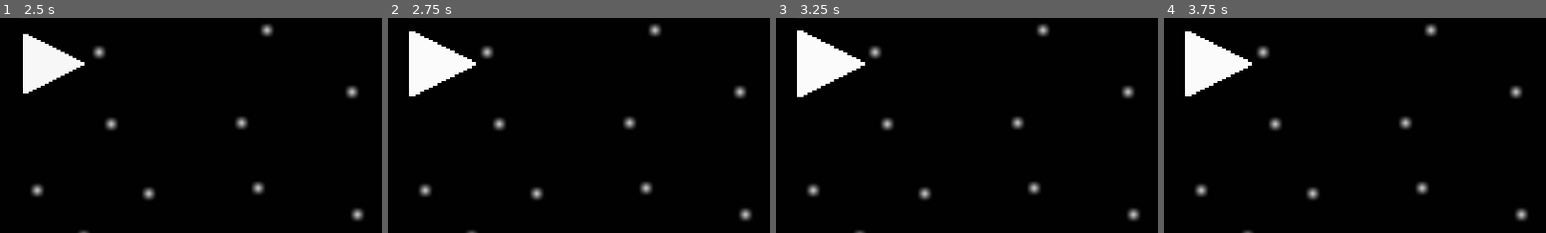
Above: before the commit, frames 1-4 (left to right).
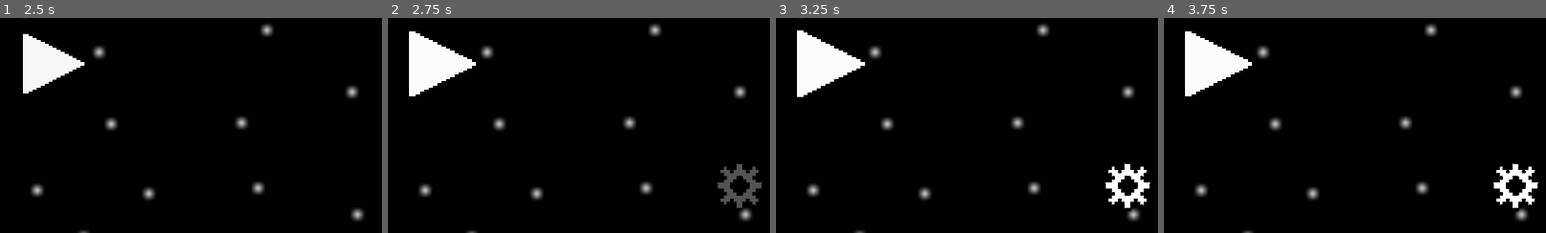
Above: after the commit, the same moments.

Repository: cofeek-codes/Space-Strike
Game: Godot game, scene res://scenes/ui/main_menu.tscn
Two runs of this game, one before a commit and one after it. Both use one fixed random seed, a clock stepped at 60 frames per second and the inputs below.
Inputs (mouse positions are % of the whole screen's width and height, from its top left):
- Up to frame 1 (2.5 s): click (92, 88) at 0.52 s; click (54, 62) at 1.25 s; click (54, 62) at 2 s
- Up to frame 2 (2.75 s): no input
- Up to frame 3 (3.25 s): move the mouse to (72, 45) at 2.77 s; hold D (move_right) from 2.78 s (still down); click (72, 45) at 2.85 s
- Up to frame 4 (3.75 s): move the mouse to (30, 55) at 3.52 s; release D (move_right) at 3.53 s; hold S (move_down) from 3.53 s (still down); click (30, 55) at 3.6 s
The pictures show only the part of the screen within x 46-96%, y 50-100%; the shares and areas given below are measured in that part.

Frame 1 is identical in both runs. In frame 2, 1.1% of the frame differs, in the area x 86-98%, y 67-89%; in frame 3, 1.2%, in the area x 86-98%, y 67-90%; in frame 4, 1.2%.

Commit message:
main menu fully animated

Diff:
--- a/scenes/ui/main_menu.tscn
+++ b/scenes/ui/main_menu.tscn
@@ -1,10 +1,11 @@
-[gd_scene load_steps=16 format=3 uid="uid://btfd8js5xod4x"]
+[gd_scene load_steps=19 format=3 uid="uid://btfd8js5xod4x"]
 
 [ext_resource type="Script" path="res://scripts/ui/main_menu.gd" id="1_hjnmg"]
 [ext_resource type="Texture2D" uid="uid://bidl06v5fr0ip" path="res://assets/game/background.jpg" id="1_wjuww"]
 [ext_resource type="Theme" uid="uid://ciujumsfkul73" path="res://graphics/ui/theme.tres" id="3_hqrur"]
 [ext_resource type="AudioStream" uid="uid://dkgqi3wdy7vtp" path="res://assets/audio/sfx/menu_explosion.wav" id="4_tixma"]
 [ext_resource type="Texture2D" uid="uid://d0lmksntdp4cf" path="res://assets/ui/main_menu/play_button.png" id="5_c34b8"]
+[ext_resource type="Texture2D" uid="uid://33xw3ps8gx4b" path="res://assets/ui/main_menu/settings_button.png" id="6_rmck1"]
 
 [sub_resource type="Animation" id="Animation_w7djm"]
 length = 0.001
@@ -166,6 +167,26 @@
 "RESET": SubResource("Animation_74bf2"),
 "appear": SubResource("Animation_0asn5"),
 "pulse": SubResource("Animation_fm7ny")
+}
+
+[sub_resource type="Animation" id="Animation_iyefc"]
+resource_name = "appear"
+tracks/0/type = "value"
+tracks/0/imported = false
+tracks/0/enabled = true
+tracks/0/path = NodePath(".:self_modulate")
+tracks/0/interp = 1
+tracks/0/loop_wrap = true
+tracks/0/keys = {
+"times": PackedFloat32Array(0, 1),
+"transitions": PackedFloat32Array(1, 1),
+"update": 0,
+"values": [Color(1, 1, 1, 0), Color(1, 1, 1, 1)]
+}
+
+[sub_resource type="AnimationLibrary" id="AnimationLibrary_5wqwc"]
+_data = {
+"appear": SubResource("Animation_iyefc")
 }
 
 [node name="MainMenu" type="Control"]
@@ -268,4 +289,30 @@
 "": SubResource("AnimationLibrary_t66pc")
 }
 
+[node name="SettingsButton" type="TextureButton" parent="."]
+layout_mode = 1
+anchors_preset = 3
+anchor_left = 1.0
+anchor_top = 1.0
+anchor_right = 1.0
+anchor_bottom = 1.0
+offset_left = -156.0
+offset_top = -131.0
+offset_right = -27.0
+offset_bottom = -23.0
+grow_horizontal = 0
+grow_vertical = 0
+
+[node name="Sprite" type="Sprite2D" parent="SettingsButton"]
+self_modulate = Color(1, 1, 1, 0)
+scale = Vector2(0.3, 0.3)
+texture = ExtResource("6_rmck1")
+centered = false
+
+[node name="AnimationPlayer" type="AnimationPlayer" parent="SettingsButton/Sprite"]
+libraries = {
+"": SubResource("AnimationLibrary_5wqwc")
+}
+speed_scale = 1.5
+
 [connection signal="animation_finished" from="TitleLabel/AnimationPlayer" to="." method="_on_title_animation_player_animation_finished"]
--- a/scripts/ui/main_menu.gd
+++ b/scripts/ui/main_menu.gd
@@ -4,6 +4,7 @@
 @onready var audio_player: AudioStreamPlayer = $AudioPlayer
 @onready var subtitle_label: RichTextLabel = $SubTitleLabel
 @onready var play_button: TextureButton = $PlayButton
+@onready var settings_button: TextureButton = $SettingsButton
 
 # Called when the node enters the scene tree for the first time.
 func _ready() -> void:
@@ -31,3 +32,5 @@
 		play_button_animation_player.play('appear')
 		await get_tree().create_timer(1).timeout
 		play_button_animation_player.play('pulse')
+		var settings_button_animation_player: AnimationPlayer = settings_button.get_child(0).get_child(0)
+		settings_button_animation_player.play('appear')
Binary file added: assets/ui/main_menu/settings_button.png
Not shown, added: assets/ui/main_menu/settings_button.png.import
